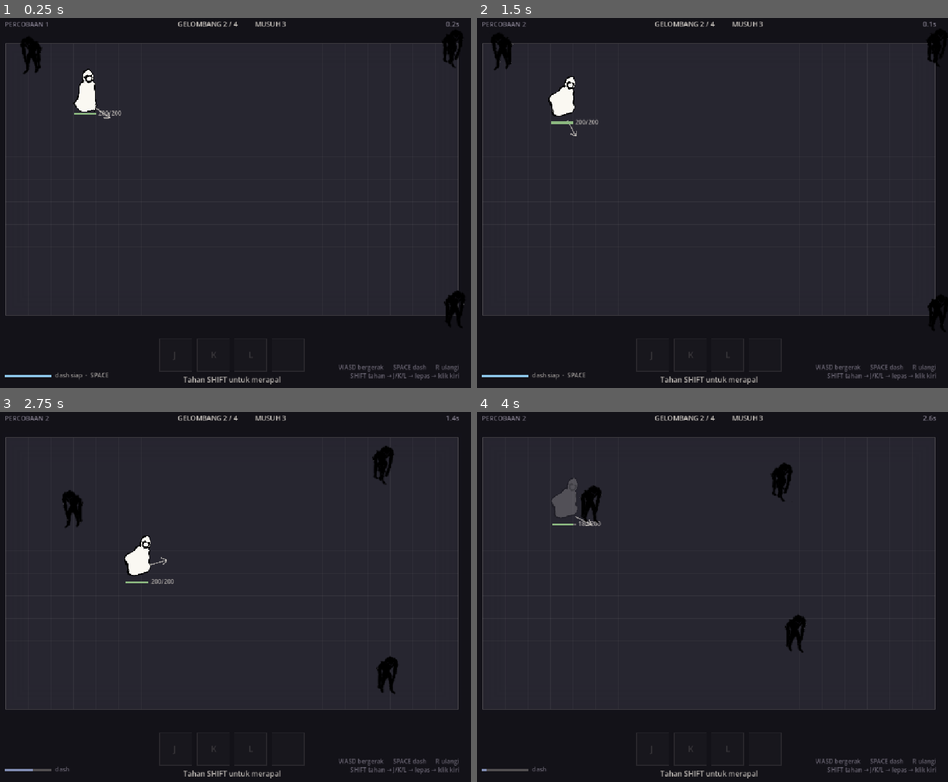
Above: before the commit, frames 1-4 (two rows, left to right).
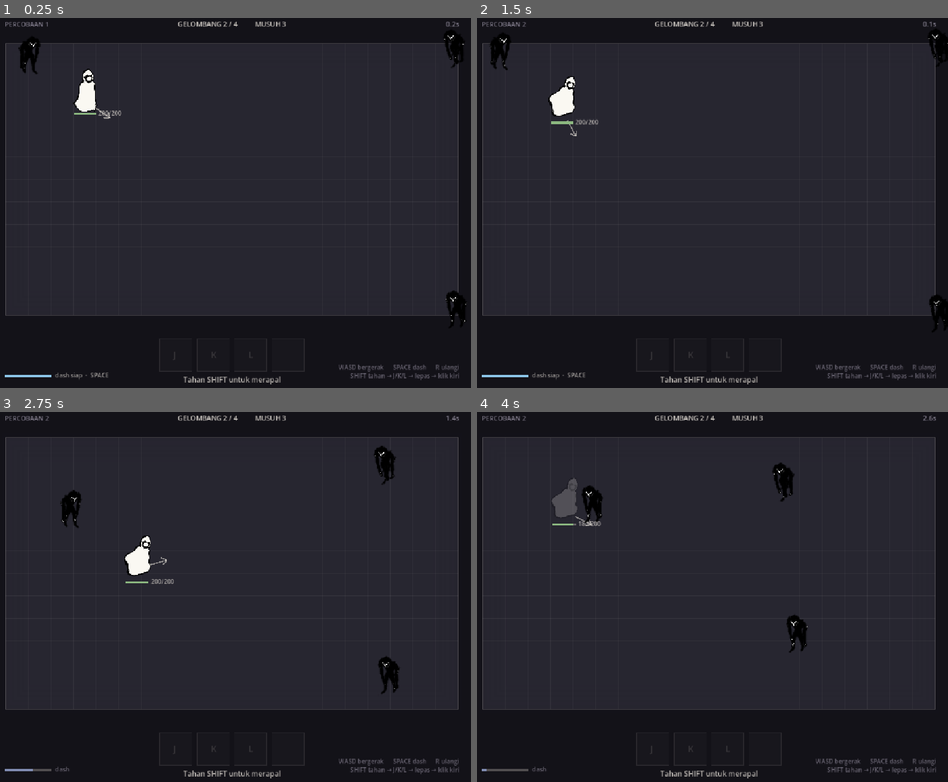
Above: after the commit, the same moments.

Repository: Ahingg/amalgaform
Game: Godot game, scene res://view/main.tscn
Same seed, same stepped clock (60 frames per second), same inputs: the game is played once before the commit and once after it.
Inputs (mouse positions are in pixels of both pictures, inside the frame that each line leads up to):
- Up to frame 1 (0.25 s): no input
- Up to frame 2 (1.5 s): tap Enter at 0.5 s; move the mouse to (816, 184) at 0.52 s; hold D 0.53-1.28 s; tap Shift at 0.6 s; click (816, 184) at 0.67 s; tap Space at 0.77 s; move the mouse to (613, 221) at 1.27 s; hold S from 1.28 s (still down); tap R at 1.35 s
- Up to frame 3 (2.75 s): tap Space at 1.52 s; move the mouse to (277, 511) at 2.02 s; release S at 2.03 s; hold D from 2.03 s (still down); tap J at 2.1 s
- Up to frame 4 (4 s): move the mouse to (684, 671) at 2.77 s; release D at 2.78 s; hold W 2.78-3.53 s; tap K at 2.85 s; click (684, 671) at 2.92 s; tap Space at 3.02, 3.77 s; move the mouse to (853, 652) at 3.52 s; hold A from 3.53 s (still down); tap L at 3.6 s

The runs differ from the first frame. In frame 1, 0.4% of the frame differs, in the area x 3-100%, y 4-83%; in frame 2, 0.3%; in frame 3, 0.6%; in frame 4, 0.6%, in the area x 21-71%, y 13-65%.

Commit message:
view: arah hadap musuh dan detail putihnya kembali
Arah hadap: penyihir digambar menghadap kanan, musuh menghadap kiri, jadi
keduanya tidak bisa dicerminkan dengan aturan yang sama. Arah asli tiap gambar
sekarang ditulis di Sprites, bukan disembunyikan sebagai "if musuh" di renderer.

Detail putih di wajah musuh hilang karena sprite-nya diwarnai dengan warna
gelap. Modulate itu perkalian, jadi mewarnai gelap ikut menghapus goresan putih
— dan justru putih itu yang bikin musuhnya terlihat hidup. Sekarang digambar
dengan warna aslinya; kontras terhadap latar tetap dijaga lewat tepi terang.

NOTES.md: rencana juice, dan pengakuan jujur bahwa belum ada satu pun efek
rasa-main yang dikerjakan sampai titik ini.

Co-Authored-By: Claude Opus 5 <noreply@anthropic.com>
Claude-Session: https://claude.ai/code/session_01Qk43F2z5yDt92vTyEtoTz3

Diff:
--- a/challenge-6/view/renderer.gd
+++ b/challenge-6/view/renderer.gd
@@ -353,7 +353,7 @@
 			_draw_cast_circles(world, id, rect, t)
 
 		var pair: Array = Sprites.player_pose(moving, casting)
-		var flip := _facing_flip(world, id)
+		var flip := _facing_flip(world, id, Sprites.PLAYER_FACES_LEFT)
 		# Garis jadi acuan untuk keduanya, supaya isi tidak lepas dari garisnya.
 		var align := Sprites.content_rect(pair[1])
 		# Isi putih, GARIS tetap gelap. Kalau garisnya ikut terang, coretan tinta
@@ -365,11 +365,15 @@
 	# Musuh hampir hitam, tapi diberi tepi terang tipis: siluet hitam pekat di
 	# latar gelap gampang lumer jadi satu massa saat berkerumun.
 	var etex := Sprites.enemy_walk(id, t)
-	var eflip := _facing_flip(world, id)
+	var eflip := _facing_flip(world, id, Sprites.ENEMY_FACES_LEFT)
 	var rim := Color(LINE.r, LINE.g, LINE.b, alpha * 0.30)
 	for off in [Vector2(-2, 0), Vector2(2, 0), Vector2(0, -2), Vector2(0, 2)]:
 		_blit(etex, Rect2(rect.position + off, rect.size), Sprites.ENEMY_SCALE, eflip, rim)
-	_blit(etex, rect, Sprites.ENEMY_SCALE, eflip, Color(SHADOW.r, SHADOW.g, SHADOW.b, alpha))
+
+	# Digambar dengan warna aslinya, TIDAK diwarnai. Modulate itu perkalian,
+	# jadi mewarnai dengan warna gelap ikut menghapus goresan putih di wajahnya
+	# — dan justru putih itu yang bikin musuhnya terlihat hidup.
+	_blit(etex, rect, Sprites.ENEMY_SCALE, eflip, Color(1, 1, 1, alpha))
 	return true
 
 
@@ -431,11 +435,15 @@
 
 # Cermin kiri-kanan mengikuti arah hadap. Cuma dicerminkan, tidak diputar —
 # figurnya digambar menghadap kamera, jadi memutarnya akan terlihat rebah.
-func _facing_flip(world, id: int) -> bool:
+func _facing_flip(world, id: int, faces_left: bool) -> bool:
 	if not world.entity_have_component(ViewConfig.FACING, id):
 		return false
 	var f: Vec2 = world.get_component_value(ViewConfig.FACING, id)
-	return f.x < 0.0
+	var wants_left: bool = f.x < 0.0
+	# Dicerminkan hanya kalau arah yang diinginkan berbeda dari arah asli
+	# gambarnya. Tanpa ini, gambar yang aslinya menghadap kiri akan selalu
+	# terbalik dari arah jalannya.
+	return wants_left != faces_left
 
 
 # Sprite dijangkar di KAKI (tengah-bawah kotak tabrakan), bukan di tengah.
--- a/challenge-6/view/sprites.gd
+++ b/challenge-6/view/sprites.gd
@@ -26,6 +26,12 @@
 # baru dipipihkan — kalau elipsnya dipanggang di gambar, cincinnya akan
 # kelihatan jungkir balik di udara, bukan berputar rata di lantai.
 const RING_SQUASH := 0.42
+
+# Ke arah mana tiap gambar MENGHADAP aslinya. Penyihir digambar menghadap kanan,
+# musuh menghadap kiri — jadi keduanya tidak bisa dicerminkan dengan aturan yang
+# sama. Ditulis di sini, bukan disembunyikan sebagai "if musuh" di renderer.
+const PLAYER_FACES_LEFT := false
+const ENEMY_FACES_LEFT := true
 
 static var _cache := {}
 static var _bounds := {}
Not shown, changed: NOTES.md
